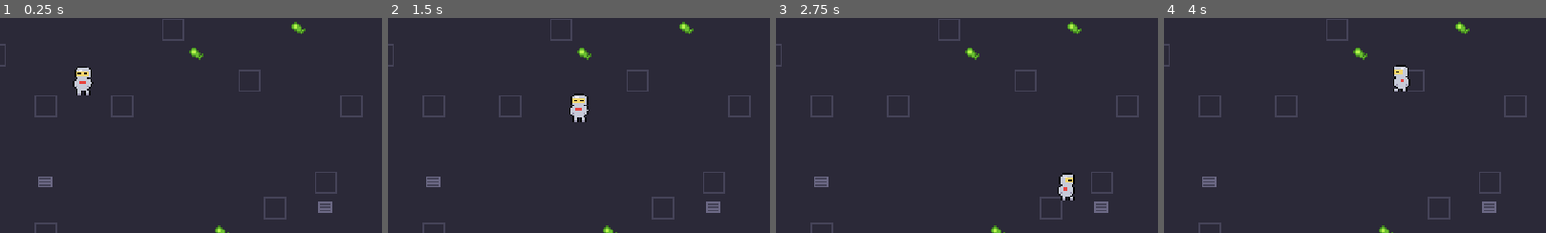
Above: before the commit, frames 1-4 (left to right).
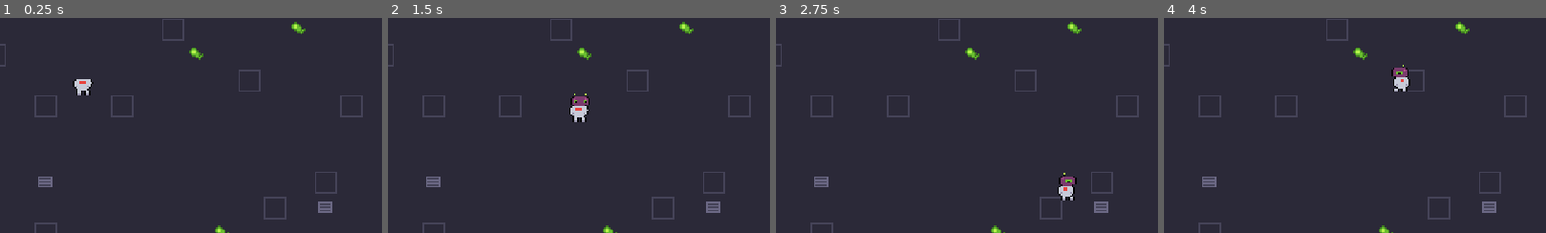
Above: after the commit, the same moments.

Repository: jaredoka/pale-orbit
Game: Godot game, scene res://scenes/main/Main.tscn
The game is run twice, just before and just after one commit, with the same random seed, the same clock (stepped at 60 frames per second) and the same inputs.
Inputs:
- Up to frame 1 (0.25 s): no input
- Up to frame 2 (1.5 s): hold D (move_right) 0.53-1.28 s; hold S (move_down) from 1.28 s (still down)
- Up to frame 3 (2.75 s): release S (move_down) at 2.03 s; hold D (move_right) from 2.03 s (still down)
- Up to frame 4 (4 s): release D (move_right) at 2.78 s; hold W (move_up) 2.78-3.53 s; hold A (move_left) from 3.53 s (still down)
The pictures show only the part of the screen within x 39-89%, y 36-86%; the shares and areas given below are measured in that part.

The runs differ from the first frame. In frame 1, 0.2% of the frame differs, in the area x 19-24%, y 22-29%; in frame 2, 0.2%; in frame 3, 0.2%; in frame 4, 0.2%.
Error after the commit: Invalid access to property or key 'gun_skin' on a base object of type 'Node (game_state.gd)'. (res://scenes/player/player.gd:70)

Commit message:
Player: alien hero with split head/body composition
Hero redesigned as an alien (flesh dome head, antennae with acid tips, big
acid-green eyes) still in the white hero suit. Head is now a separate overlay
sprite over headless body sheets, generated from the same pixel maps at the
same canvas position: body/legs animate from the movement direction while
the head follows the aim direction (shoot dir wins). Head syncs with the
body's 1px squash bob, blinks during i-frames, hides during the composite
death animation. Old combined sheets removed.

Co-Authored-By: Claude Fable 5 <noreply@anthropic.com>

Diff:
--- a/scenes/player/Player.tscn
+++ b/scenes/player/Player.tscn
@@ -11,6 +11,10 @@
 script = ExtResource("1_player")
 
 [node name="Anim" type="AnimatedSprite2D" parent="."]
+
+[node name="Gun" type="AnimatedSprite2D" parent="."]
+
+[node name="Head" type="Sprite2D" parent="."]
 
 [node name="Muzzle" type="AnimatedSprite2D" parent="."]
 visible = false
--- a/scenes/player/player.gd
+++ b/scenes/player/player.gd
@@ -11,26 +11,112 @@
 @onready var shoot_timer: Timer = $ShootTimer
 @onready var sprite: AnimatedSprite2D = $Anim
 @onready var hurtbox: Area2D = $HurtBox
+@onready var gun: AnimatedSprite2D = $Gun
+@onready var head: Sprite2D = $Head
 
 const SHEETS := "res://assets/sprites/player/"
+
+# Composable handgun, two-handed hold, cosmetic skins (IAP). Skin convention
+# v2 (art/scripts/gun_plasma_blaster_v4.py): 16x16 frames, gun points right,
+# hands drawn on the sprite, pivot at pixel (7, 8) pinned to the Gun node
+# origin, muzzle tip at x = 14 (7px forward). Skins are cosmetic only: a gun
+# strip (1+ frames), a projectile animation, and a shop icon. Equipped via
+# GameState.gun_skin.
+const GUN_PIVOT := Vector2(7.5, 8.5)
+const GUN_MUZZLE_LEN := 7.0
+const GUN_CENTER := Vector2(0.0, 3.0)   # held at mid-torso
+const GUN_REACH := 4.0                  # pushed toward the aim direction
+const GUN_SKINS := {
+	&"plasma": {path = SHEETS + "gun_plasma_blaster.png", frames = 1, fps = 1.0,
+			projectile = &"plasma"},
+	&"electric": {path = SHEETS + "gun_electric_2.png", frames = 2, fps = 6.0,
+			projectile = &"electric"},
+}
+
+var _projectile_anim: StringName = &"plasma"
+
+var _head_tex: Dictionary = {}
+var _aim: Vector2 = Vector2.DOWN  # head + gun direction (shoot dir wins over move dir)
+var _bob: float = 0.0  # follows the body's 1px squash frames
 
 
 func _ready() -> void:
 	sprite.sprite_frames = SpriteSheets.build({
-		&"idle": {path = SHEETS + "player_idle_2.png", frames = 2, fps = 4.0},
-		&"run_down": {path = SHEETS + "player_run_down_6.png", frames = 6, fps = 10.0},
-		&"run_up": {path = SHEETS + "player_run_up_6.png", frames = 6, fps = 10.0},
-		&"run_side": {path = SHEETS + "player_run_side_6.png", frames = 6, fps = 10.0},
-		&"hit": {path = SHEETS + "player_hit_2.png", frames = 2, fps = 12.0, loop = false},
+		&"idle": {path = SHEETS + "player_body_idle_2.png", frames = 2, fps = 4.0},
+		&"run_down": {path = SHEETS + "player_body_run_down_6.png", frames = 6, fps = 10.0},
+		&"run_up": {path = SHEETS + "player_body_run_up_6.png", frames = 6, fps = 10.0},
+		&"run_side": {path = SHEETS + "player_body_run_side_6.png", frames = 6, fps = 10.0},
+		&"hit": {path = SHEETS + "player_body_hit_2.png", frames = 2, fps = 12.0, loop = false},
 		&"death": {path = SHEETS + "player_death_4.png", frames = 4, fps = 10.0, loop = false},
 	})
 	sprite.play(&"idle")
+	_head_tex = {
+		Vector2.DOWN: load(SHEETS + "player_head_down.png"),
+		Vector2.UP: load(SHEETS + "player_head_up.png"),
+		Vector2.RIGHT: load(SHEETS + "player_head_side.png"),
+		Vector2.LEFT: load(SHEETS + "player_head_side.png"),
+	}
+	# Death frames are a full composite (head baked in) — hide the overlays.
+	sprite.animation_changed.connect(func() -> void:
+		var dead := sprite.animation == &"death"
+		head.visible = not dead
+		gun.visible = not dead)
 	var muzzle: AnimatedSprite2D = $Muzzle
 	muzzle.sprite_frames = SpriteSheets.build({
 		&"flash": {path = "res://assets/sprites/fx/muzzle_flash_3.png", frames = 3, fps = 20.0, loop = false},
 	})
 	muzzle.animation_finished.connect(func() -> void: muzzle.visible = false)
 	muzzle.visible = false
+	_equip_gun_skin(GameState.gun_skin)
+	sprite.frame_changed.connect(_sync_bob)
+	_set_aim(Vector2.DOWN)
+
+
+func _equip_gun_skin(skin_name: StringName) -> void:
+	var skin: Dictionary = GUN_SKINS.get(skin_name, GUN_SKINS[&"plasma"])
+	gun.sprite_frames = SpriteSheets.build({
+		&"idle": {path = skin.path, frames = skin.frames, fps = skin.fps},
+	})
+	gun.offset = Vector2(8.0, 8.0) - GUN_PIVOT
+	gun.play(&"idle")
+	_projectile_anim = skin.projectile
+
+
+## Head and gun both face `dir` (a cardinal). Gun pivots around the hand
+## anchor; aiming up tucks the gun behind the body.
+func _set_aim(dir: Vector2) -> void:
+	_aim = dir
+	head.texture = _head_tex[dir]
+	head.flip_h = dir == Vector2.LEFT
+	gun.rotation = dir.angle()
+	gun.flip_v = dir.x < 0.0  # keep the gun upright when aiming left
+	gun.position = GUN_CENTER + dir * GUN_REACH + Vector2(0.0, _bob)
+	gun.z_index = -1 if dir == Vector2.UP else 0
+
+
+## Body squash frames (idle breathe, run contact) shift 1px down; the head
+## and gun overlays follow so the character stays one connected piece.
+func _sync_bob() -> void:
+	var squash := (sprite.animation == &"idle" and sprite.frame == 1) \
+			or (sprite.animation in [&"run_down", &"run_up", &"run_side"]
+			and sprite.frame in [0, 3])
+	_bob = 1.0 if squash else 0.0
+	head.position.y = _bob
+	gun.position = GUN_CENTER + _aim * GUN_REACH + Vector2(0.0, _bob)
+
+
+## Shoot direction wins; otherwise face the dominant axis of movement.
+func _update_aim(move_dir: Vector2) -> void:
+	for action: StringName in SHOOT_ACTIONS:
+		if Input.is_action_pressed(action):
+			_set_aim(SHOOT_ACTIONS[action])
+			return
+	if move_dir != Vector2.ZERO:
+		var cardinal := Vector2.RIGHT if move_dir.x > 0.0 else Vector2.LEFT
+		if absf(move_dir.y) > absf(move_dir.x):
+			cardinal = Vector2.DOWN if move_dir.y > 0.0 else Vector2.UP
+		if cardinal != _aim:
+			_set_aim(cardinal)
 
 
 func _update_anim(dir: Vector2) -> void:
@@ -58,6 +144,7 @@
 	velocity = dir * GameState.stats.speed
 	move_and_slide()
 	_update_anim(dir)
+	_update_aim(dir)
 	_try_shoot()
 	_update_iframes(delta)
 	if _iframes <= 0.0:
@@ -70,13 +157,14 @@
 	for action: StringName in SHOOT_ACTIONS:
 		if Input.is_action_pressed(action):
 			projectile_pool.fire({
-				position = global_position,
+				position = gun.global_position + SHOOT_ACTIONS[action] * GUN_MUZZLE_LEN,
 				direction = SHOOT_ACTIONS[action],
 				speed = GameState.stats.shot_speed,
 				damage = GameState.stats.damage,
 				range = GameState.stats.range,
 				faction = &"player",
 				scale = GameState.stats.shot_scale,
+				anim = _projectile_anim,
 			})
 			shoot_timer.start(1.0 / GameState.stats.fire_rate)
 			AudioManager.play_sfx(&"shoot")
@@ -86,7 +174,7 @@
 
 func _flash_muzzle(dir: Vector2) -> void:
 	var muzzle: AnimatedSprite2D = $Muzzle
-	muzzle.position = dir * 10.0
+	muzzle.position = gun.position + dir * GUN_MUZZLE_LEN
 	muzzle.visible = true
 	muzzle.play(&"flash")
 
@@ -94,9 +182,14 @@
 func _update_iframes(delta: float) -> void:
 	if _iframes > 0.0:
 		_iframes -= delta
-		sprite.visible = fmod(_iframes, 0.2) > 0.1  # blink
+		var shown := fmod(_iframes, 0.2) > 0.1  # blink
+		sprite.visible = shown
+		head.visible = shown
+		gun.visible = shown
 		if _iframes <= 0.0:
 			sprite.visible = true
+			head.visible = true
+			gun.visible = true
 
 
 ## Poll overlaps so standing inside an enemy re-damages once per i-frame window.
Binary file added: assets/sprites/player/player_body_hit_2.png
Binary file added: assets/sprites/player/player_body_idle_2.png
Binary file added: assets/sprites/player/player_body_run_down_6.png
Binary file added: assets/sprites/player/player_body_run_side_6.png
Binary file added: assets/sprites/player/player_body_run_up_6.png
Binary file changed: assets/sprites/player/player_death_4.png
Binary file added: assets/sprites/player/player_head_down.png
Binary file added: assets/sprites/player/player_head_side.png
Binary file added: assets/sprites/player/player_head_up.png
Binary file removed: assets/sprites/player/player_hit_2.png
Binary file removed: assets/sprites/player/player_idle_2.png
Binary file removed: assets/sprites/player/player_run_down_6.png
(and 4 more such lines)
